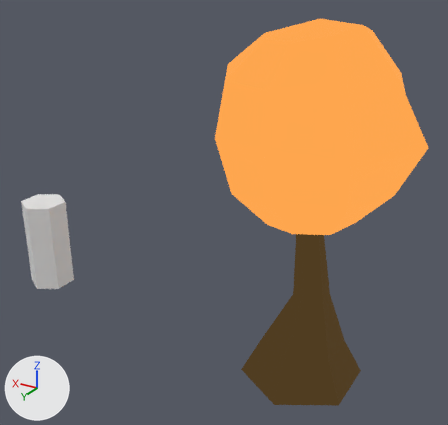
Before and after pictures for a commit that changed the glTF model cms-484-capstone-project/assets/models/raw/yellow_tree.glb.
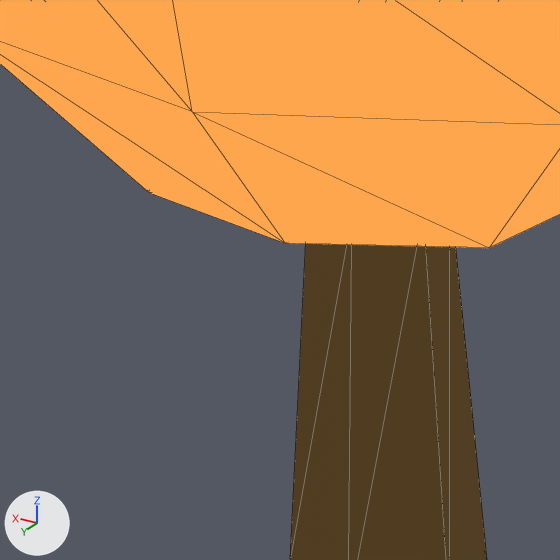
Old and new are each drawn whole from a 50 mm camera at (-3.72, 9.0, 7.27) aimed at (1.85, -0.29, 2.62) and again close up on the part from 53% to 77% of the width and 44% to 69% of the height. Lighting does not change. The marker at lower left points along +X, +Y and +Z. The last two pictures show the newer version. The close-ups show mesh edges as thin lines. Vertices at exactly the same position are counted once.

In view in the first close-up: 'leaves', 'trunk'.
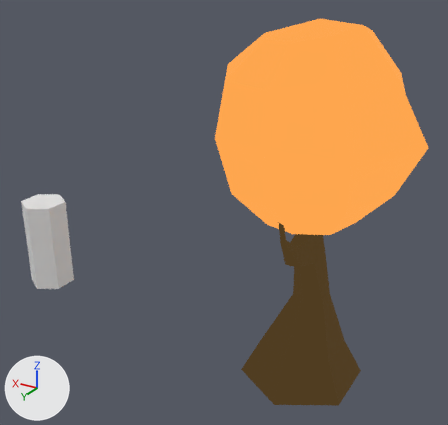
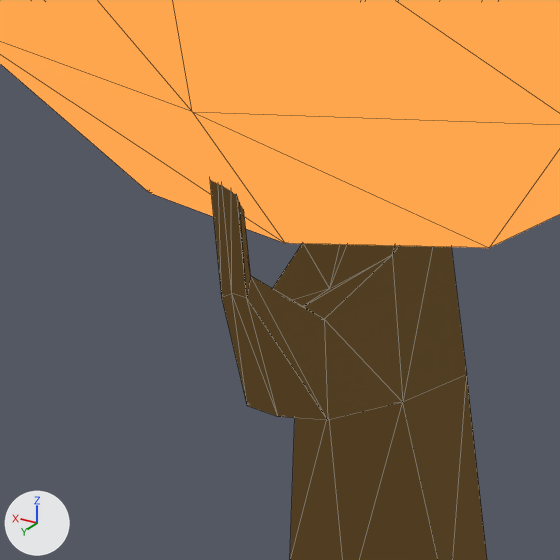
Location of each change, [x1, y1, x2, y2] in pixels of the close-ups (560 x 560 px):
'trunk', reshaped
    before: [290, 244, 487, 560]
    after: [210, 180, 487, 560]

Patch to the scene script:
```diff
--- a/cms-484-capstone-project/assets/models/raw/yellow_tree.glb.py
+++ b/cms-484-capstone-project/assets/models/raw/yellow_tree.glb.py
@@ me_cylinder_002 @@
 # used by ob_trunk; location = (0.0, 0.0, 0.619)
-me_cylinder_002.from_pydata(...)  # 30 vertices, 56 faces; spans x -0.99..0.96, y -1.13..1.13, z -0.72..3.27
+me_cylinder_002.from_pydata(...)  # 54 vertices, 104 faces; spans x -0.99..0.96, y -1.13..1.13, z -0.72..3.27
+# me_cylinder_002 part 1
+# 2 vertices are removed from x -0.15..0.24, y -0.05..-0.03, z 2.21..2.23
+# 18 faces are deleted
+# 5 vertices move from x -0.19..0.25, y -0.27..0.48, z 1.08..2.26 to x -0.19..0.24, y -0.23..0.48, z 1.08..2.25
+# 26 vertices are added at x -0.3..0.19, y -0.26..0.96, z 1.66..2.82
+# 66 new faces join them
 me_cylinder_002.materials.append(mat_material_002)
```
